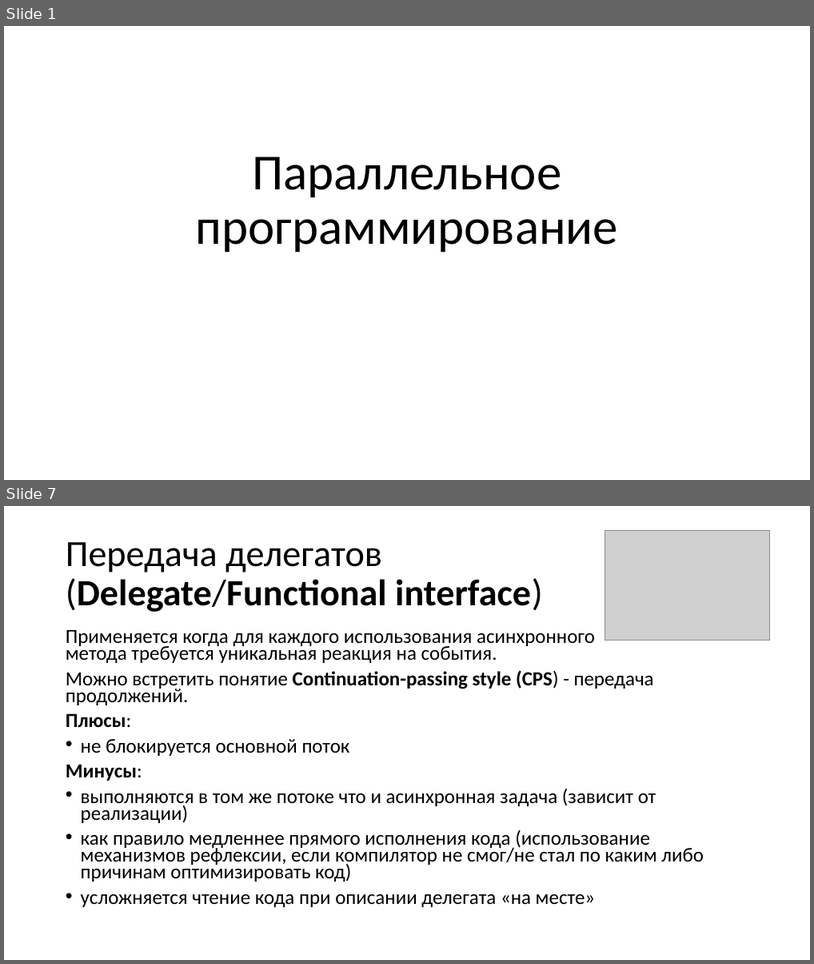
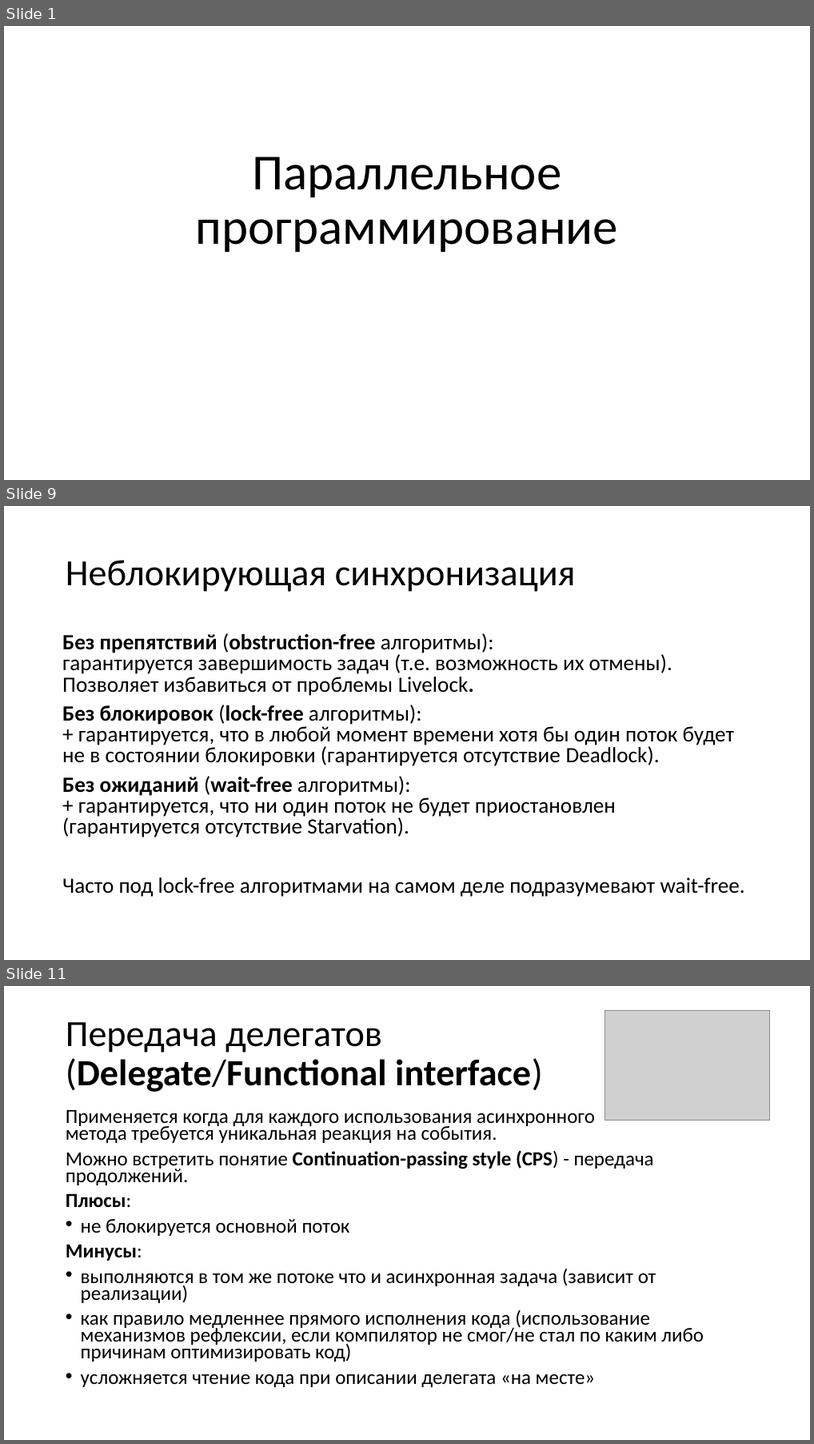
Before and after one commit to Zumisha/Parallel-Programming, a slide deck: Литература/Параллельное программирование.pptx. Shown one above the other, each under a label of ours: slides 1 and 7 before the commit, slides 1, 9 and 11 after it; the slides between them are not shown. The pictures are 814x964 and 814x1444 pixels, drawn with LibreOffice and Linux fonts; fonts in the diff are those of the drawing; grey boxes stand for pictures. Boxes give left, top, right and bottom in pixels: in the first picture for what was removed or moved away, otherwise in the second. Text is boxed around its words. In the diff, an @@ line names an element or a change of style, - is before the commit and + after.

```diff
--- a/Литература/Параллельное программирование.pptx
+++ b/Литература/Параллельное программирование.pptx
@@ slide 9 added at [4, 506, 810, 960], background #FFFFFF @@
@@ title added at [66, 560, 576, 592], 44 pt, text #000000 @@
+Неблокирующая синхронизация
@@ text added at [62, 633, 746, 896], 25.9 pt, text #000000 @@
+Без препятствий (obstruction-free алгоритмы):
+гарантируется завершимость задач (т.е. возможность их отмены).
+Позволяет избавиться от проблемы Livelock.
+Без блокировок (lock-free алгоритмы):
++ гарантируется, что в любой момент времени хотя бы один поток будет не в состоянии блокировки (гарантируется отсутствие Deadlock).
+Без ожиданий (wait-free алгоритмы):
++ гарантируется, что ни один поток не будет приостановлен (гарантируется отсутствие Starvation).
+Часто под lock-free алгоритмами на самом деле подразумевают wait-free.
@@ what was slide 7 is now slide 11 @@
```
Also in this commit, not shown: 5 slides changed, 7 other slides added, 2 slides removed, 7 other files.
